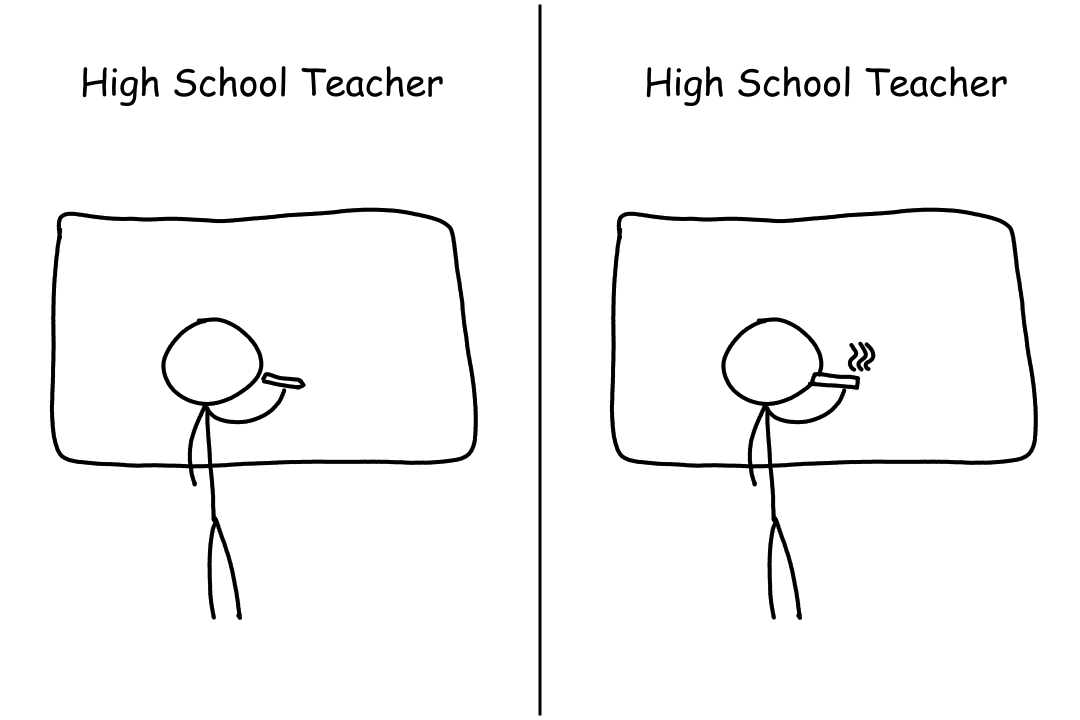
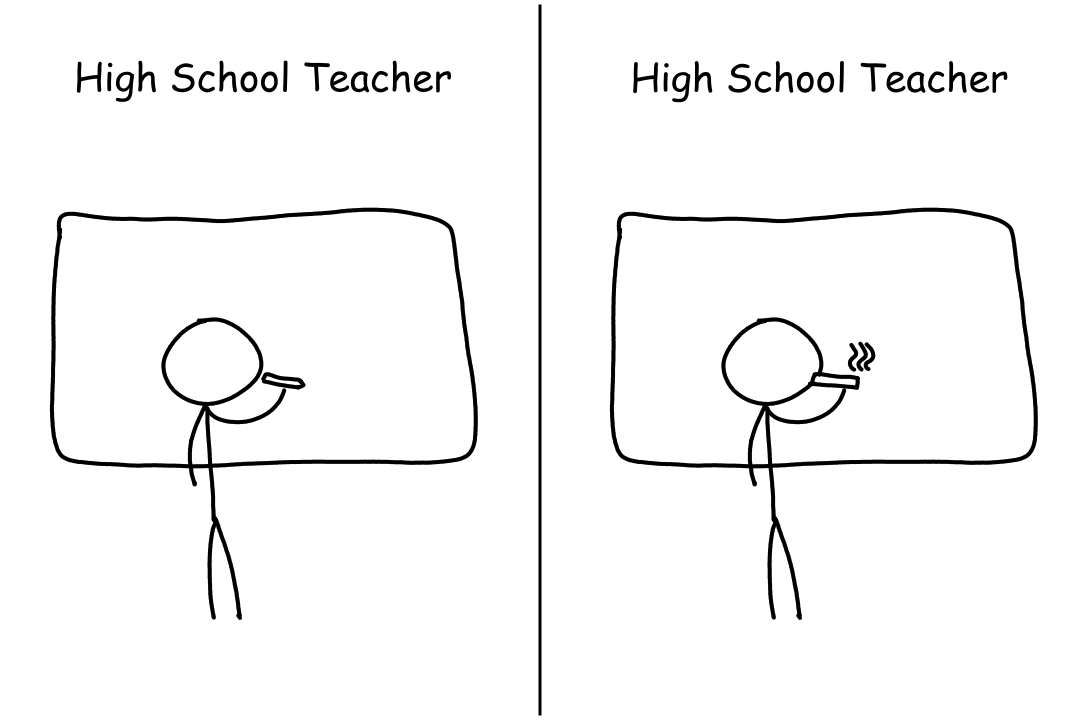
The second w=1080, h=720 image is a revision of the first. Changes to its layers:
pixels changed over 76, 60, 1008, 106 (layer not identified)
